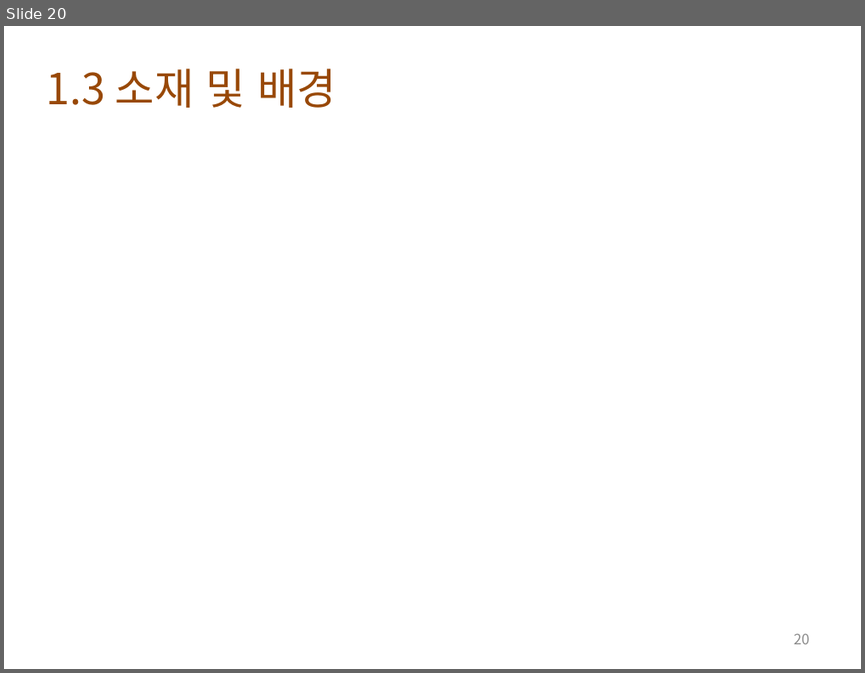
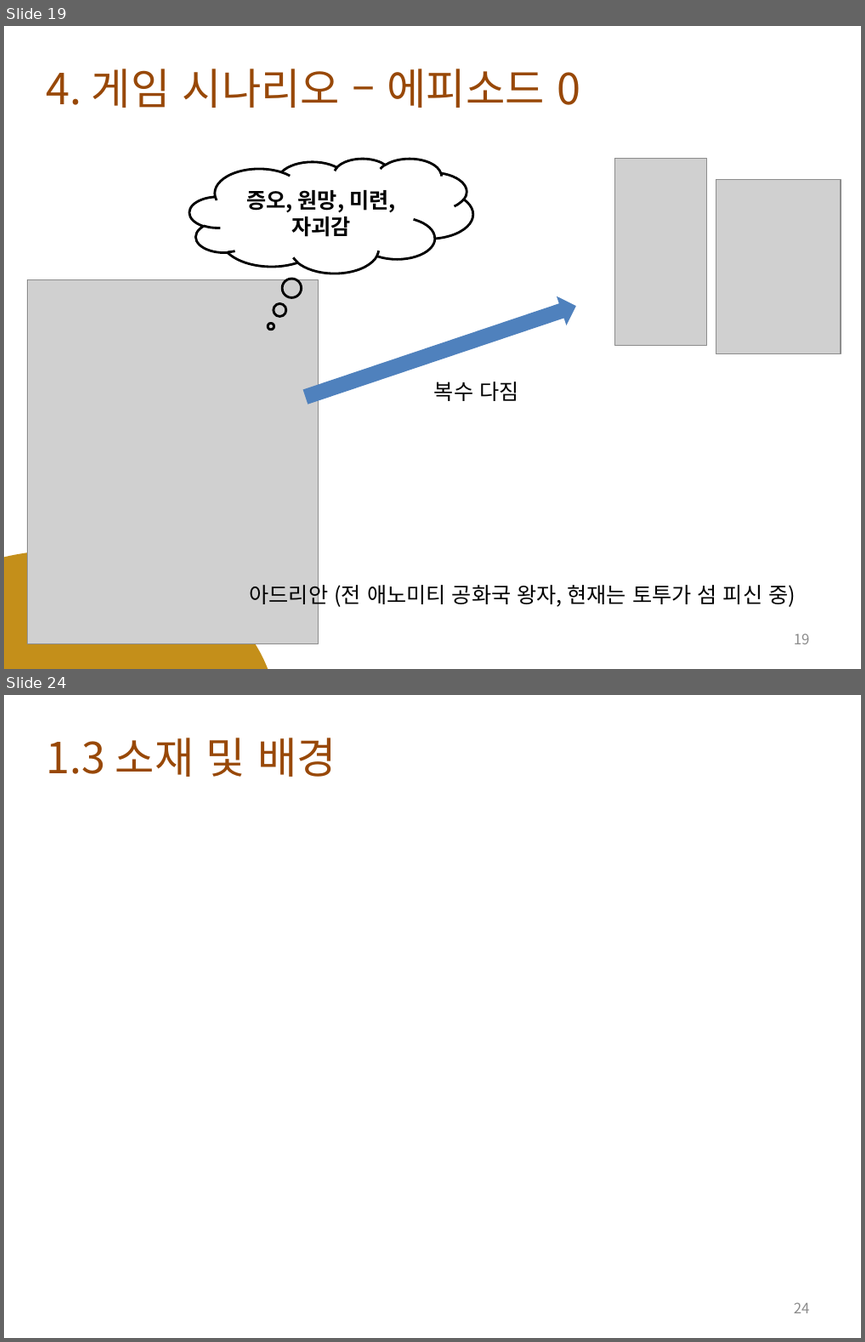
Before and after one commit to lge920904/planning_contest, a slide deck: tortuga bay 0.3.pptx. Shown one above the other, each under a label of ours: slide 20 before the commit, slides 19 and 24 after it; the slides between them are not shown. The pictures are 865x673 and 865x1342 pixels, drawn with LibreOffice and Linux fonts; fonts in the diff are those of the drawing; grey boxes stand for pictures; background and template pictures are left out. Boxes give left, top, right and bottom in pixels: in the first picture for what was removed or moved away, otherwise in the second. Text is boxed around its words. In the diff, an @@ line names an element or a change of style, - is before the commit and + after.

```diff
--- a/tortuga bay 0.3.pptx
+++ b/tortuga bay 0.3.pptx
@@ slide 19 added at <box>4,26,861,669</box>, background picture (left out) @@
@@ text added at <box>46,68,580,108</box>, 36 pt, text #984807 @@
+4. 게임 시나리오 – 에피소드 0
@@ thought cloud added at <box>190,159,473,273</box>, outline #000000 2 pt, 18 pt, text #000000, bold @@
+증오, 원망, 미련, 자괴감
@@ picture added at <box>615,159,708,346</box> @@
@@ picture added at <box>716,179,841,354</box> @@
@@ picture added at <box>28,279,318,644</box> @@
@@ left arrow added at <box>301,291,580,412</box>, fill #4F81BD @@
@@ text added at <box>434,381,518,401</box>, 18 pt, text #000000 @@
+복수 다짐
@@ ellipse added at <box>4,550,278,669</box>, fill #C48F1A @@
@@ text added at <box>250,580,795,607</box>, 18 pt, text #000000 @@
+아드리안 (전 애노미티 공화국 왕자, 현재는 토투가 섬 피신 중)
@@ page number added at <box>794,633,810,644</box>, 12 pt, text #8C8C8C @@
+19
@@ what was slide 20 is now slide 24 @@
@@ page number at <box>794,1302,810,1313</box>: text changed @@
-20
+24
```
Also in this commit, not shown: 5 slides changed, 6 other slides added, 3 slides removed, 2 other files.
